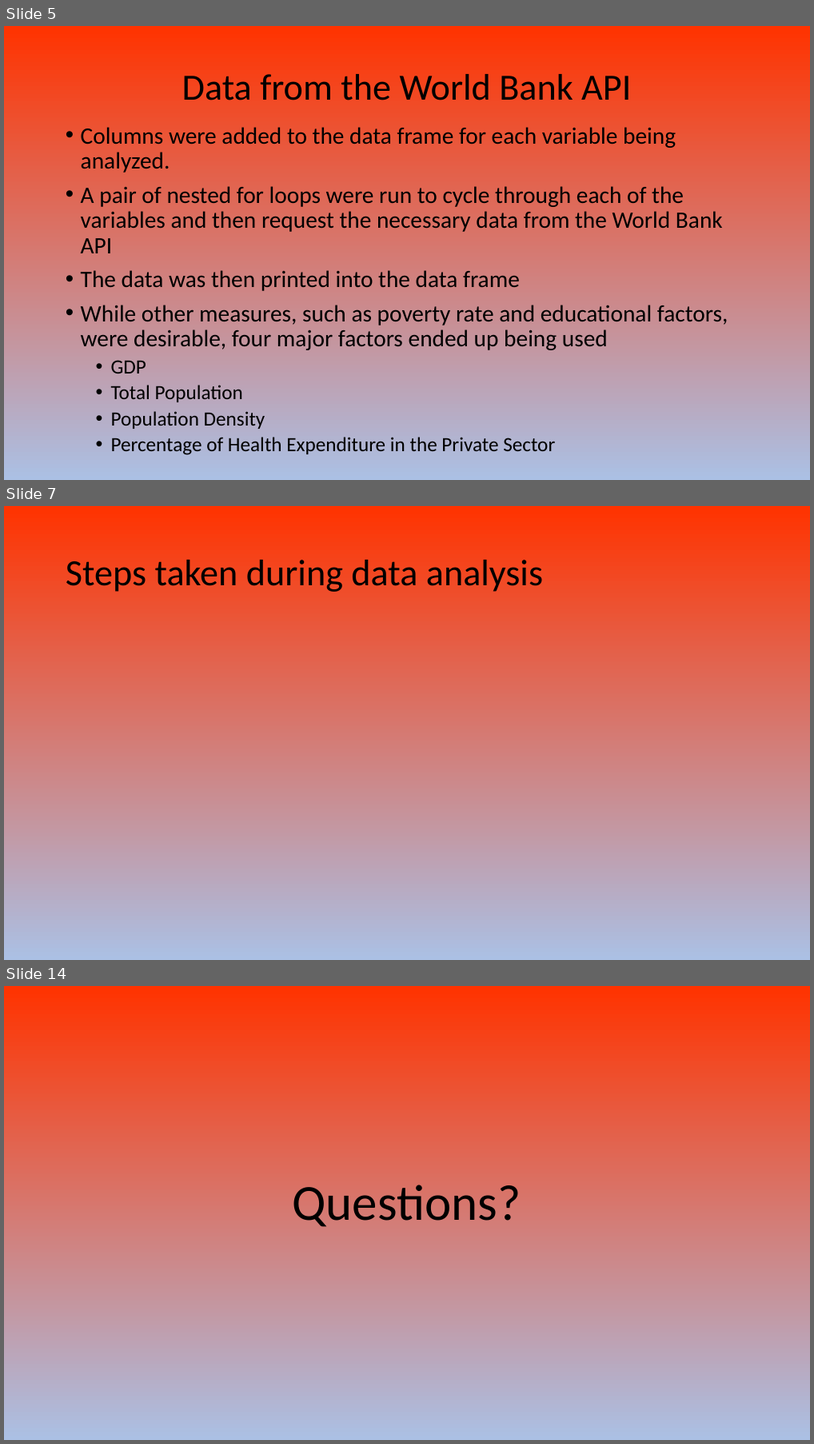
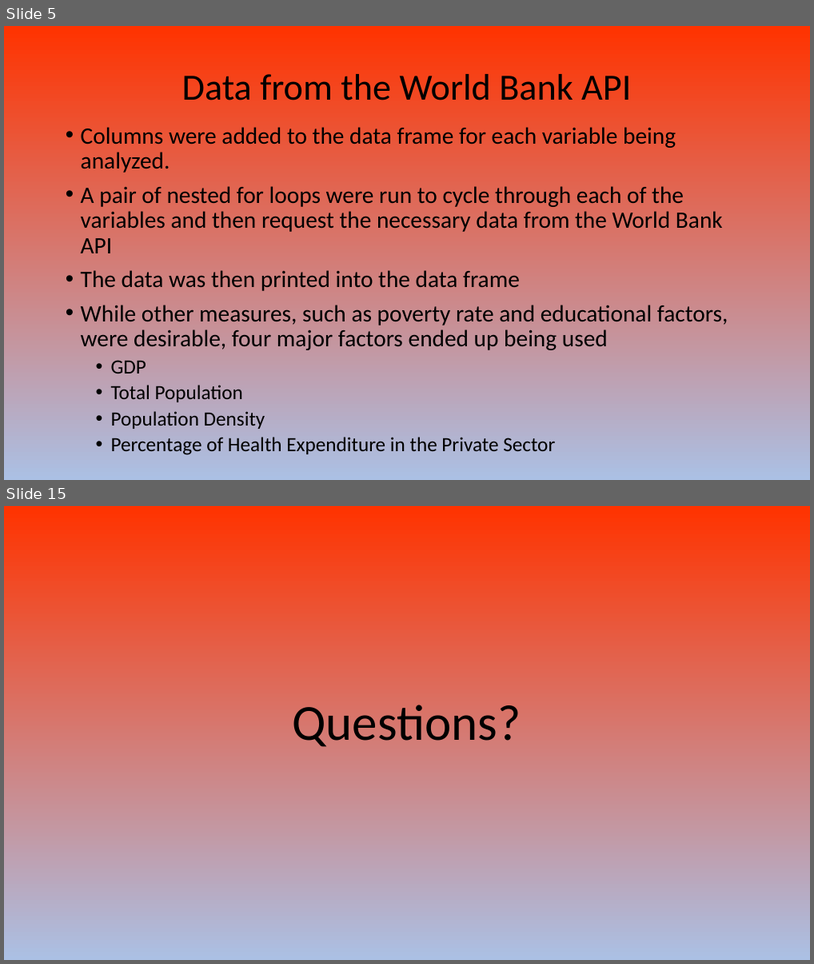
Before and after one commit to AJB-hub/Covid19_Vaccination_Progress, a slide deck: Covid 19 Presentation.pptx. Shown one above the other, each under a label of ours: slides 5, 7 and 14 before the commit, slides 5 and 15 after it; the slides between them are not shown. The pictures are 814x1444 and 814x964 pixels, drawn with LibreOffice and Linux fonts; fonts in the diff are those of the drawing. Boxes give left, top, right and bottom in pixels: in the first picture for what was removed or moved away, otherwise in the second. Text is boxed around its words. In the diff, an @@ line names an element or a change of style, - is before the commit and + after.

```diff
--- a/Covid 19 Presentation.pptx
+++ b/Covid 19 Presentation.pptx
@@ slide 7 removed at (4, 506, 810, 960), background gradient #FF3300 to #ABC0E4 to #C7D5ED @@
@@ title removed at (66, 560, 543, 592) @@
-Steps taken during data analysis
@@ what was slide 14 is now slide 15 @@
```
Also in this commit, not shown: 7 slides changed, 2 slides added.
